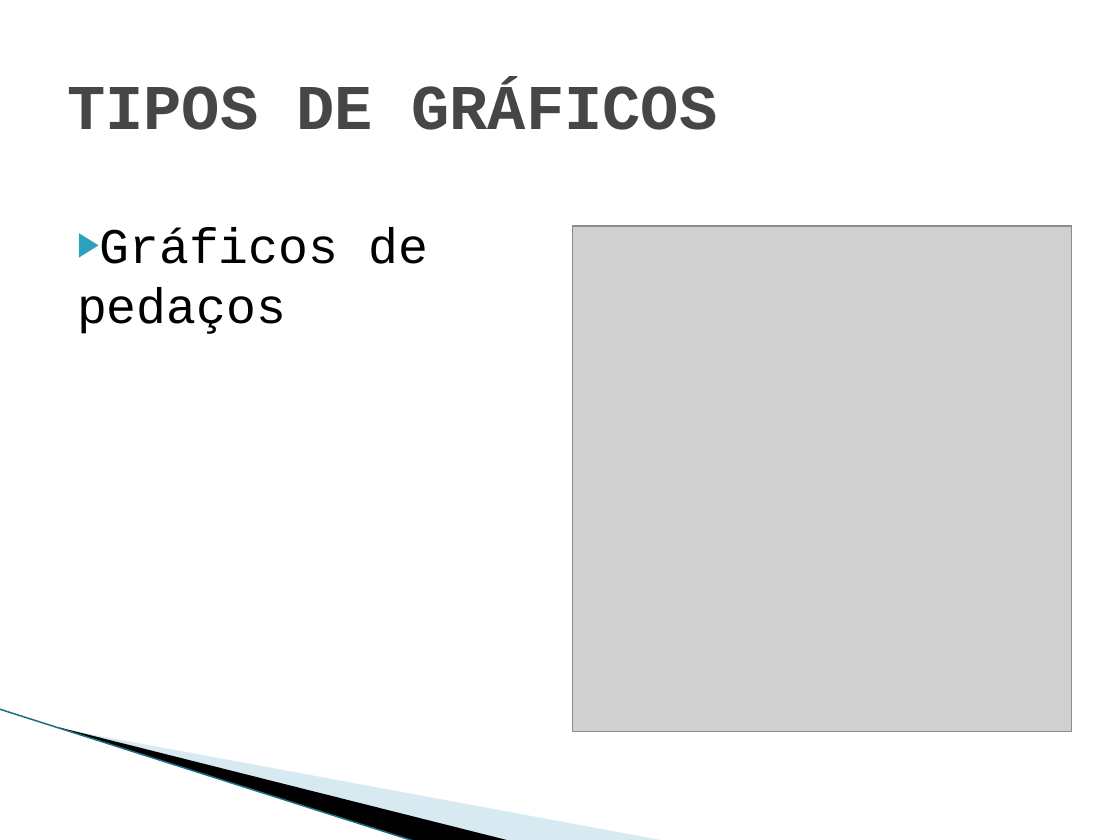
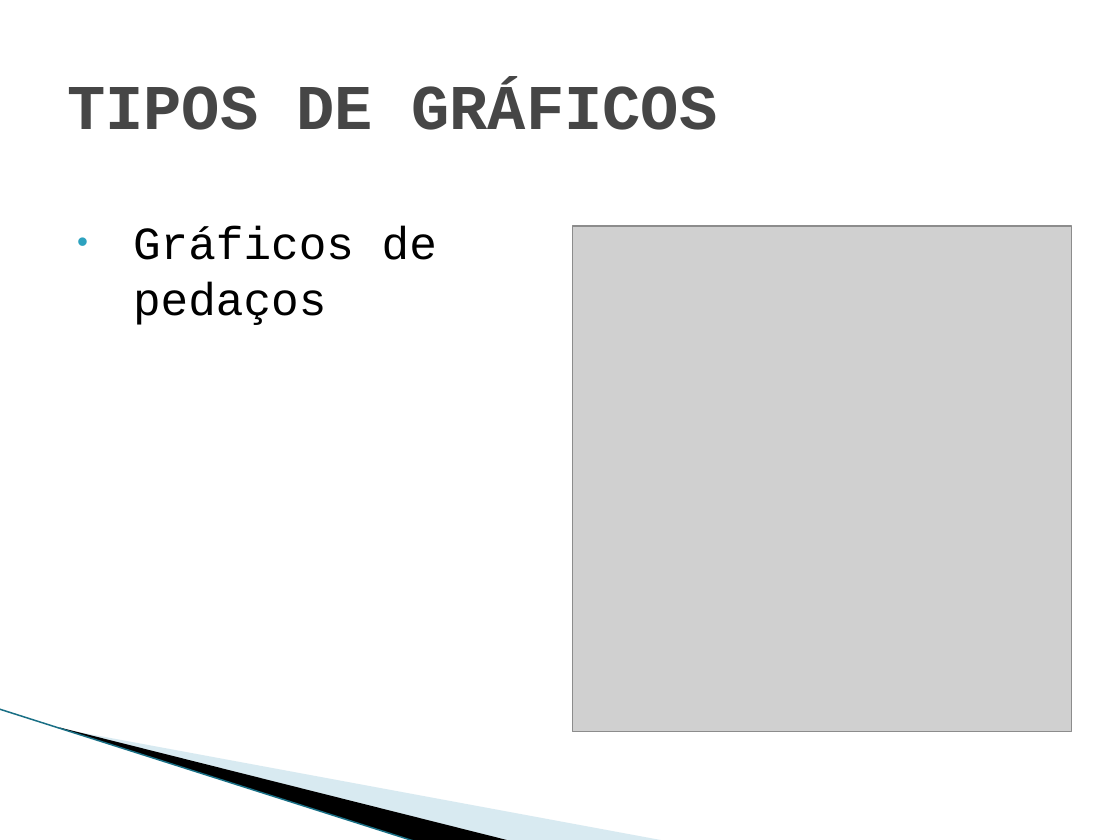
Before and after one commit to WeslleySanto/UNIP-CC, a slide deck: slide 15 of TCC/apresentação-tcc.pptx. Drawn at 1120x840 pixels with LibreOffice and Linux fonts; fonts in the diff are those of the drawing; grey boxes stand for pictures; background and template pictures are left out. Boxes give left, top, right and bottom in pixels: in the first picture for what was removed or moved away, otherwise in the second. Text is boxed around its words. In the diff, an @@ line names an element or a change of style, - is before the commit and + after.

```diff
--- a/TCC/apresentação-tcc.pptx
+++ b/TCC/apresentação-tcc.pptx
@@ text "Gráficos de pedaços" at (133,227,437,325): size 32 to 29.6 pt; bullet ▶ to • @@
```
Also in this commit, not shown: 21 other slides changed, 1 slide added.
